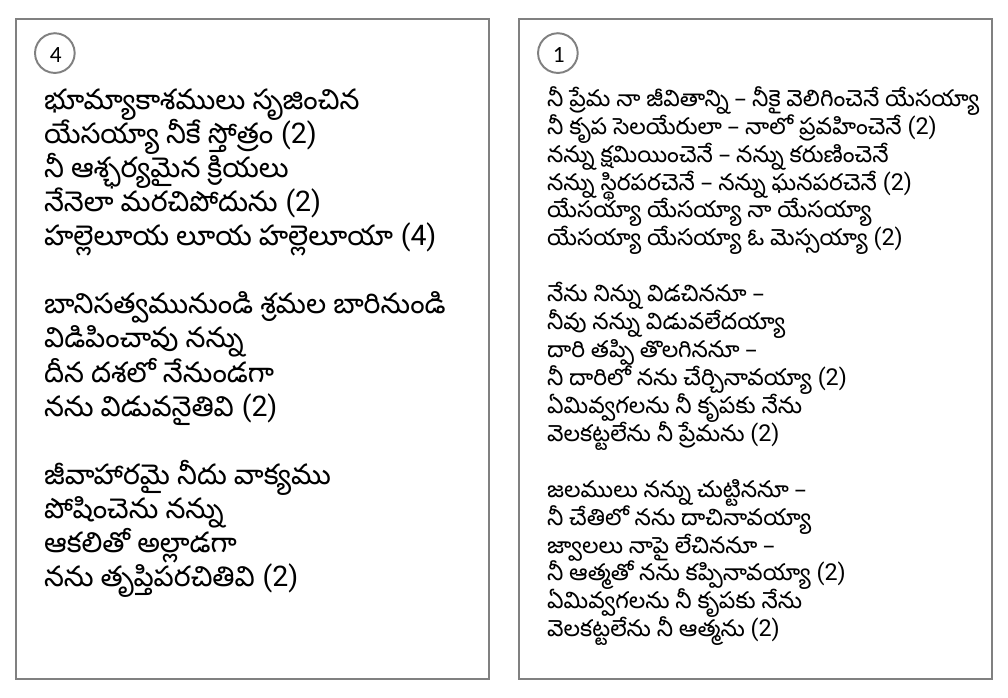
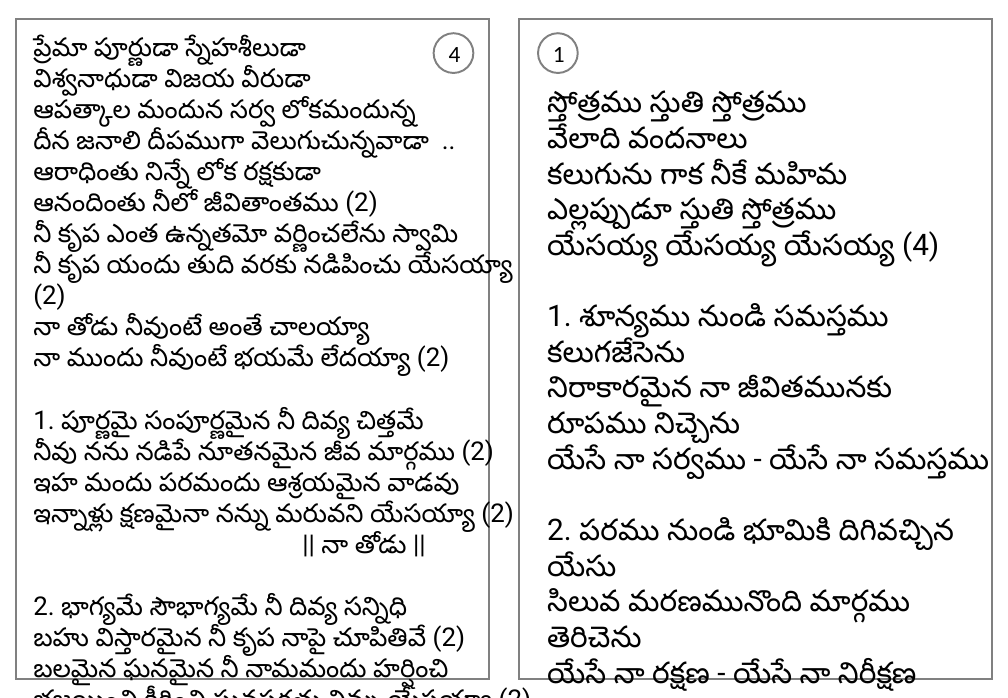
Before and after one commit to venu-webdev/songsDb, a slide deck: slide 1 of songsTemplate.pptx. Drawn at 1008x698 pixels with LibreOffice and Linux fonts; fonts in the diff are those of the drawing. Boxes give left, top, right and bottom in pixels: in the first picture for what was removed or moved away, otherwise in the second. Text is boxed around its words. In the diff, an @@ line names an element or a change of style, - is before the commit and + after.

```diff
--- a/songsTemplate.pptx
+++ b/songsTemplate.pptx
@@ text at <box>33,37,513,689</box>: text changed; size 22 to 20 pt @@
-భూమ్యాకాశములు సృజించిన
-యేసయ్యా నీకే స్తోత్రం (2)
-నీ ఆశ్ఛర్యమైన క్రియలు
-నేనెలా మరచిపోదును (2)
-హల్లెలూయ లూయ హల్లెలూయా (4)
-బానిసత్వమునుండి శ్రమల బారినుండి
-విడిపించావు నన్ను
-దీన దశలో నేనుండగా
-నను విడువనైతివి (2)
-జీవాహారమై నీదు వాక్యము
-పోషించెను నన్ను
-ఆకలితో అల్లాడగా
-నను తృప్తిపరచితివి (2)
+ప్రేమా పూర్ణుడా స్నేహశీలుడా
+విశ్వనాధుడా విజయ వీరుడా
+ఆపత్కాల మందున సర్వ లోకమందున్న
+దీన జనాలి దీపముగా వెలుగుచున్నవాడా ..
+ఆరాధింతు నిన్నే లోక రక్షకుడా
+ఆనందింతు నీలో జీవితాంతము (2)
+నీ కృప ఎంత ఉన్నతమో వర్ణించలేను స్వామి
+నీ కృప యందు తుది వరకు నడిపించు యేసయ్యా (2)
+నా తోడు నీవుంటే అంతే చాలయ్యా
+నా ముందు నీవుంటే భయమే లేదయ్యా (2)
+1. పూర్ణమై సంపూర్ణమైన నీ దివ్య చిత్తమే
+నీవు నను నడిపే నూతనమైన జీవ మార్గము (2)
+ఇహ మందు పరమందు ఆశ్రయమైన వాడవు
+ఇన్నాళ్లు క్షణమైనా నన్ను మరువని యేసయ్యా (2)
+|| నా తోడు ||
+2. భాగ్యమే సౌభాగ్యమే నీ దివ్య సన్నిధి
+బహు విస్తారమైన నీ కృప నాపై చూపితివే (2)
+బలమైన ఘనమైన నీ నామమందు హర్షించి
+భజయించి కీర్తించి ఘనపరతు నిన్ను యేసయ్యా (2)
+|| నా తోడు ||
@@ ellipse "4": place and size @@
-ellipse "4" at <box>35,34,75,74</box>
+ellipse "4" at <box>434,34,474,74</box>
@@ text at <box>547,91,989,691</box>: text changed; size 18 to 23 pt @@
-నీ ప్రేమ నా జీవితాన్ని – నీకై వెలిగించెనే యేసయ్యా
-నీ కృప సెలయేరులా – నాలో ప్రవహించెనే (2)
-నన్ను క్షమియించెనే – నన్ను కరుణించెనే
-నన్ను స్థిరపరచెనే – నన్ను ఘనపరచెనే (2)
-యేసయ్యా యేసయ్యా నా యేసయ్యా
-యేసయ్యా యేసయ్యా ఓ మెస్సయ్యా (2)
-నేను నిన్ను విడచిననూ –
-నీవు నన్ను విడువలేదయ్యా
-దారి తప్పి తొలగిననూ –
-నీ దారిలో నను చేర్చినావయ్యా (2)
-ఏమివ్వగలను నీ కృపకు నేను
-వెలకట్టలేను నీ ప్రేమను (2)
-జలములు నన్ను చుట్టిననూ –
-నీ చేతిలో నను దాచినావయ్యా
-జ్వాలలు నాపై లేచిననూ –
-నీ ఆత్మతో నను కప్పినావయ్యా (2)
-ఏమివ్వగలను నీ కృపకు నేను
-వెలకట్టలేను నీ ఆత్మను (2)
+స్తోత్రము స్తుతి స్తోత్రము
+వేలాది వందనాలు
+కలుగును గాక నీకే మహిమ
+ఎల్లప్పుడూ స్తుతి స్తోత్రము
+యేసయ్య యేసయ్య యేసయ్య (4)
+1. శూన్యము నుండి సమస్తము కలుగజేసెను
+నిరాకారమైన నా జీవితమునకు
+రూపము నిచ్చెను
+యేసే నా సర్వము - యేసే నా సమస్తము
+2. పరము నుండి భూమికి దిగివచ్చిన యేసు
+సిలువ మరణమునొంది మార్గము తెరిచెను
+యేసే నా రక్షణ - యేసే నా నిరీక్షణ
```
Also in this commit, not shown: 1 other slide changed, 6 other files.
